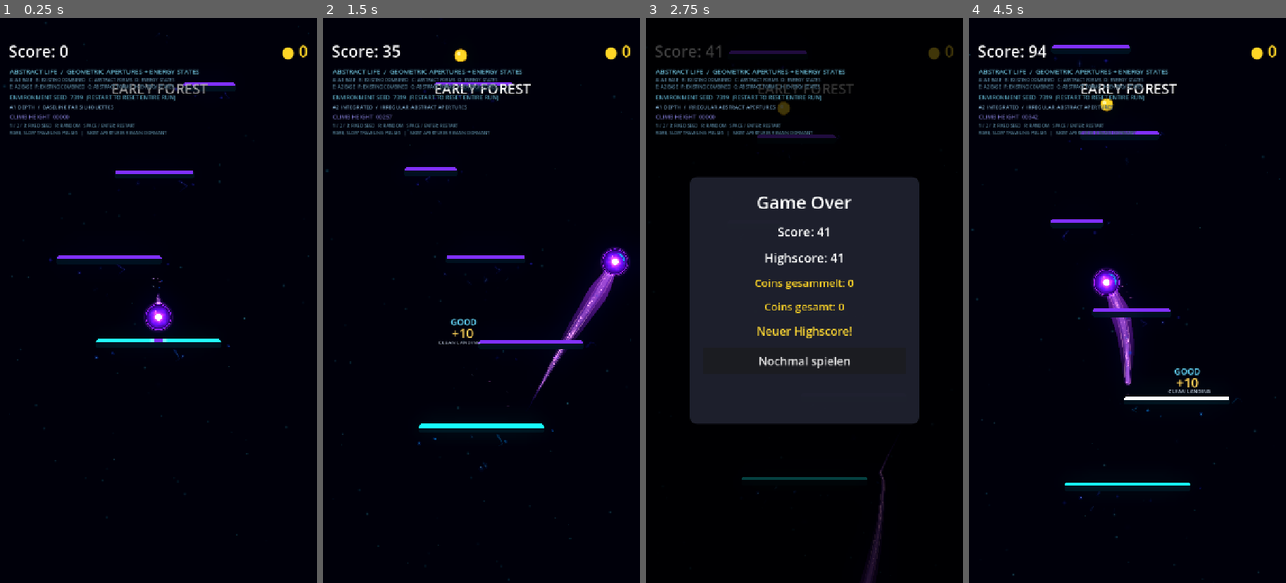
Above: before the commit, frames 1-4 (left to right).
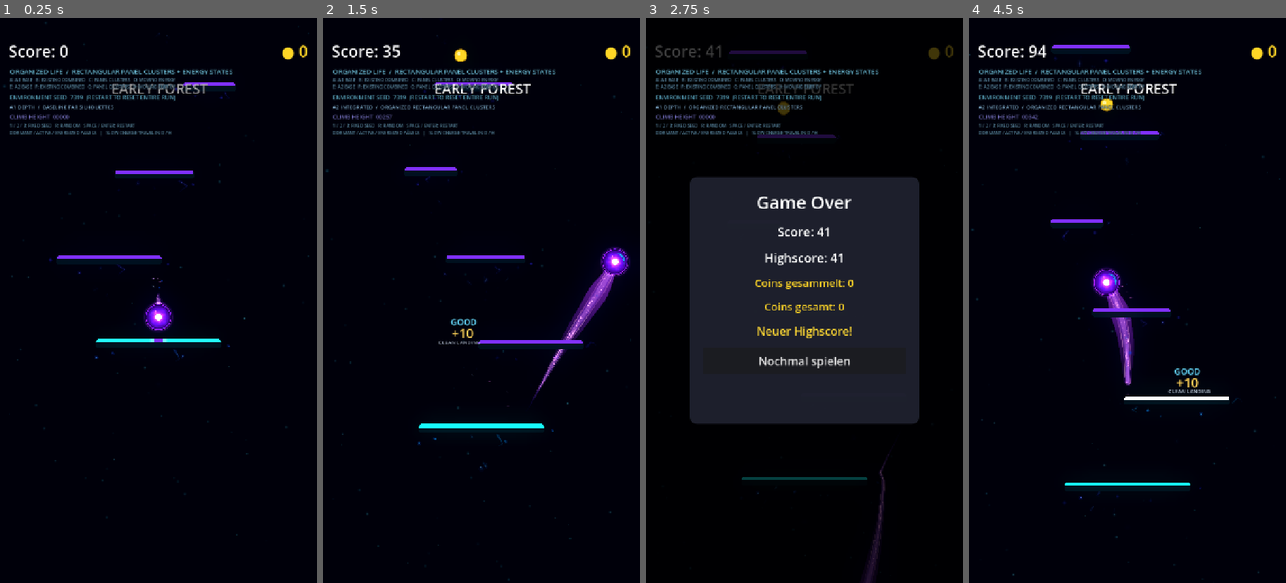
Above: after the commit, the same moments.

Repository: Kryodo/TowerJump
Game: Godot game, scene res://scenes/environment_architecture_abstract_energy_test.tscn
Same seed, same stepped clock (60 frames per second), same inputs: the game is played once before the commit and once after it. This scene is started directly instead of the project's main scene.
Inputs (mouse positions are in pixels of both pictures, inside the frame that each line leads up to):
- Up to frame 1 (0.25 s): no input
- Up to frame 2 (1.5 s): tap Enter at 0.5 s; move the mouse to (465, 413) at 0.52 s; hold Right (ui_right) 0.53-1.25 s; tap C at 0.6 s; click (465, 413) at 0.67 s; tap Space at 0.77 s; tap G at 0.8 s; drag from (576, 385) to (465, 413) at 1.27 s
- Up to frame 3 (2.75 s): move the mouse to (709, 215) at 2.02 s; hold Left (ui_left) from 2.03 s (still down); tap H at 2.1 s; tap C at 2.3 s
- Up to frame 4 (4.5 s): release Left (ui_left) at 2.75 s; click "Nochmal spielen" at 2.75 s; drag from (1143, 300) to (1032, 215) at 3.52 s; move the mouse to (1079, 159) at 4.27 s; hold Left (ui_left) from 4.28 s (still down); tap G at 4.35 s

The runs differ from the first frame. In frame 1, 0.8% of the frame differs, in the area x 2-74%, y 9-21%; in frame 2, 1.0%; in frame 3, 1.0%; in frame 4, 1.0%.

Commit message:
Redirect previous test entry point to organized panel clusters

Diff:
--- a/scripts/environment_architecture_abstract_energy_test.gd
+++ b/scripts/environment_architecture_abstract_energy_test.gd
@@ -1,6 +1,6 @@
 extends Node2D
-## Abstract far-detail study: compares the existing static treatment with irregular
-## aperture forms and a restrained, slowly traveling energy state.
+## Organized far-detail study: compares the existing treatment with deliberate
+## rectangular panel clusters and their dormant, active, and energized states.
 ## The actual main scene is used; production gameplay files remain untouched.
 
 const MAIN_GAME_SCENE: PackedScene = preload("res://scenes/main.tscn")
@@ -16,18 +16,18 @@
 # LifeTreatment IDs are appended after the existing static treatment mappings.
 const LIFE_BASELINE: int = 0
 const LIFE_STRUCTURED_COMBINED: int = 5
-const LIFE_ABSTRACT_APERTURES: int = 6
-const LIFE_ABSTRACT_ENERGY: int = 7
+const LIFE_PANEL_CLUSTERS: int = 6
+const LIFE_PANEL_ENERGY_STATES: int = 7
 
 enum TestVariant {
 	A1_BASELINE,
 	A1_EXISTING_COMBINED,
-	A1_ABSTRACT_APERTURES,
-	A1_ABSTRACT_ENERGY,
+	A1_PANEL_CLUSTERS,
+	A1_PANEL_ENERGY_STATES,
 	A2_BASELINE,
 	A2_EXISTING_COMBINED,
-	A2_ABSTRACT_APERTURES,
-	A2_ABSTRACT_ENERGY,
+	A2_PANEL_CLUSTERS,
+	A2_PANEL_ENERGY_STATES,
 }
 
 @export var initial_seed: int = 7319
@@ -57,7 +57,7 @@
 	seed(initial_seed)
 	_game = MAIN_GAME_SCENE.instantiate() as Node2D
 	if _game == null:
-		push_error("Architecture Abstract Energy: Could not instantiate scenes/main.tscn.")
+		push_error("Architecture Panel Clusters: Could not instantiate scenes/main.tscn.")
 		return
 	_game.name = "TowerJumpMain"
 	add_child(_game)
@@ -66,7 +66,7 @@
 	_ball = _game.get_node_or_null("Ball") as CharacterBody2D
 	_base_background = _game.get_node_or_null("GameCamera/Background") as ColorRect
 	if _camera == null or _ball == null or _base_background == null:
-		push_error("Architecture Abstract Energy: Main scene is missing GameCamera, Ball, or Background.")
+		push_error("Architecture Panel Clusters: Main scene is missing GameCamera, Ball, or Background.")
 		return
 
 	_base_background.color = BACKGROUND_NAVY
@@ -94,17 +94,17 @@
 		KEY_B:
 			_set_variant(TestVariant.A1_EXISTING_COMBINED)
 		KEY_C:
-			_set_variant(TestVariant.A1_ABSTRACT_APERTURES)
+			_set_variant(TestVariant.A1_PANEL_CLUSTERS)
 		KEY_D:
-			_set_variant(TestVariant.A1_ABSTRACT_ENERGY)
+			_set_variant(TestVariant.A1_PANEL_ENERGY_STATES)
 		KEY_E:
 			_set_variant(TestVariant.A2_BASELINE)
 		KEY_F:
 			_set_variant(TestVariant.A2_EXISTING_COMBINED)
 		KEY_G:
-			_set_variant(TestVariant.A2_ABSTRACT_APERTURES)
+			_set_variant(TestVariant.A2_PANEL_CLUSTERS)
 		KEY_H:
-			_set_variant(TestVariant.A2_ABSTRACT_ENERGY)
+			_set_variant(TestVariant.A2_PANEL_ENERGY_STATES)
 		KEY_1:
 			_set_seed(7319)
 		KEY_2:
@@ -119,7 +119,7 @@
 
 func _create_architecture() -> void:
 	_background = Node2D.new()
-	_background.name = "AbstractEnergyArchitecture"
+	_background.name = "PanelClusterArchitecture"
 	_background.set_script(BACKGROUND_SCRIPT)
 	_background.set("environment_seed", initial_seed)
 	_background.set("palette_variant", PALETTE_A1_DEPTH)
@@ -136,18 +136,18 @@
 
 func _create_overlay() -> void:
 	var canvas := CanvasLayer.new()
-	canvas.name = "ArchitectureAbstractEnergyOverlay"
+	canvas.name = "ArchitecturePanelClusterOverlay"
 	canvas.layer = 10
 	add_child(canvas)
 
 	_add_label(canvas, Vector2(22.0, 110.0),
-		"ABSTRACT LIFE  /  GEOMETRIC APERTURES + ENERGY STATES",
+		"ORGANIZED LIFE  /  RECTANGULAR PANEL CLUSTERS + ENERGY STATES",
 		15, Color(0.43, 0.75, 0.85, 0.95))
 	_add_label(canvas, Vector2(22.0, 133.0),
-		"A: A1 BASE   B: EXISTING COMBINED   C: ABSTRACT FORMS   D: ENERGY STATES",
+		"A: A1 BASE   B: EXISTING COMBINED   C: PANEL CLUSTERS   D: MOVING ENERGY",
 		10, Color(0.36, 0.54, 0.64, 0.95))
 	_add_label(canvas, Vector2(22.0, 149.0),
-		"E: A2 BASE   F: EXISTING COMBINED   G: ABSTRACT FORMS   H: ENERGY STATES",
+		"E: A2 BASE   F: EXISTING COMBINED   G: PANEL CLUSTERS   H: MOVING ENERGY",
 		10, Color(0.36, 0.54, 0.64, 0.95))
 
 	_seed_label = Label.new()
@@ -169,7 +169,7 @@
 		"1 / 2 / 3: FIXED SEED   R: RANDOM   SPACE / ENTER: RESTART",
 		10, Color(0.36, 0.54, 0.64, 0.90))
 	_add_label(canvas, Vector2(22.0, 253.0),
-		"RARE, SLOW TRAVELING PULSES   |   MOST APERTURES REMAIN DORMANT",
+		"DORMANT / ACTIVE / ENERGIZED PANELS   |   SLOW CHARGE TRAVEL IN D / H",
 		10, Color(0.36, 0.54, 0.64, 0.90))
 	_update_seed_label(initial_seed)
 
@@ -207,24 +207,24 @@
 		TestVariant.A1_EXISTING_COMBINED:
 			palette = PALETTE_A1_DEPTH
 			life = LIFE_STRUCTURED_COMBINED
-		TestVariant.A1_ABSTRACT_APERTURES:
-			palette = PALETTE_A1_DEPTH
-			life = LIFE_ABSTRACT_APERTURES
-		TestVariant.A1_ABSTRACT_ENERGY:
-			palette = PALETTE_A1_DEPTH
-			life = LIFE_ABSTRACT_ENERGY
+		TestVariant.A1_PANEL_CLUSTERS:
+			palette = PALETTE_A1_DEPTH
+			life = LIFE_PANEL_CLUSTERS
+		TestVariant.A1_PANEL_ENERGY_STATES:
+			palette = PALETTE_A1_DEPTH
+			life = LIFE_PANEL_ENERGY_STATES
 		TestVariant.A2_BASELINE:
 			palette = PALETTE_A2_INTEGRATED
 			life = LIFE_BASELINE
 		TestVariant.A2_EXISTING_COMBINED:
 			palette = PALETTE_A2_INTEGRATED
 			life = LIFE_STRUCTURED_COMBINED
-		TestVariant.A2_ABSTRACT_APERTURES:
-			palette = PALETTE_A2_INTEGRATED
-			life = LIFE_ABSTRACT_APERTURES
-		TestVariant.A2_ABSTRACT_ENERGY:
-			palette = PALETTE_A2_INTEGRATED
-			life = LIFE_ABSTRACT_ENERGY
+		TestVariant.A2_PANEL_CLUSTERS:
+			palette = PALETTE_A2_INTEGRATED
+			life = LIFE_PANEL_CLUSTERS
+		TestVariant.A2_PANEL_ENERGY_STATES:
+			palette = PALETTE_A2_INTEGRATED
+			life = LIFE_PANEL_ENERGY_STATES
 
 	_background.call("set_palette_variant", palette)
 	_background.call("set_life_treatment", life)
@@ -258,18 +258,18 @@
 			_variant_label.text = "A1 DEPTH  /  BASELINE FAR SILHOUETTES"
 		TestVariant.A1_EXISTING_COMBINED:
 			_variant_label.text = "A1 DEPTH  /  EXISTING STRUCTURAL BAYS + WINDOWS"
-		TestVariant.A1_ABSTRACT_APERTURES:
-			_variant_label.text = "A1 DEPTH  /  IRREGULAR ABSTRACT APERTURES"
-		TestVariant.A1_ABSTRACT_ENERGY:
-			_variant_label.text = "A1 DEPTH  /  ABSTRACT APERTURES + MOVING ENERGY"
+		TestVariant.A1_PANEL_CLUSTERS:
+			_variant_label.text = "A1 DEPTH  /  ORGANIZED RECTANGULAR PANEL CLUSTERS"
+		TestVariant.A1_PANEL_ENERGY_STATES:
+			_variant_label.text = "A1 DEPTH  /  PANEL CLUSTERS + MOVING ENERGY"
 		TestVariant.A2_BASELINE:
 			_variant_label.text = "A2 INTEGRATED  /  BASELINE FAR SILHOUETTES"
 		TestVariant.A2_EXISTING_COMBINED:
 			_variant_label.text = "A2 INTEGRATED  /  EXISTING STRUCTURAL BAYS + WINDOWS"
-		TestVariant.A2_ABSTRACT_APERTURES:
-			_variant_label.text = "A2 INTEGRATED  /  IRREGULAR ABSTRACT APERTURES"
-		TestVariant.A2_ABSTRACT_ENERGY:
-			_variant_label.text = "A2 INTEGRATED  /  ABSTRACT APERTURES + MOVING ENERGY"
+		TestVariant.A2_PANEL_CLUSTERS:
+			_variant_label.text = "A2 INTEGRATED  /  ORGANIZED RECTANGULAR PANEL CLUSTERS"
+		TestVariant.A2_PANEL_ENERGY_STATES:
+			_variant_label.text = "A2 INTEGRATED  /  PANEL CLUSTERS + MOVING ENERGY"
 
 
 func _update_seed_label(value: int) -> void:
